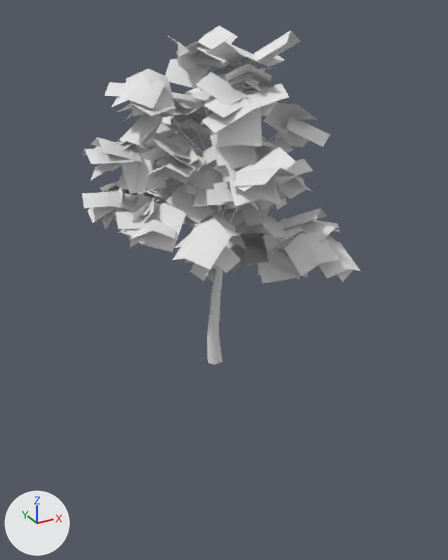
One commit to the OBJ model assets/models/tree/tree1a_lod1.obj: the scene before it, then after it.
One viewpoint serves both versions: a camera (50 mm lens) standing at (-0.815, -1.535, 1.045) and looking at (0.028, -0.001, 0.278). Arrows for +X, +Y and +Z are at lower left; the lights stay in place. Where no turn or scale is listed for an object, it has been applied to the vertices.

Names of what the first picture shows: 'tree1a_lod1'.
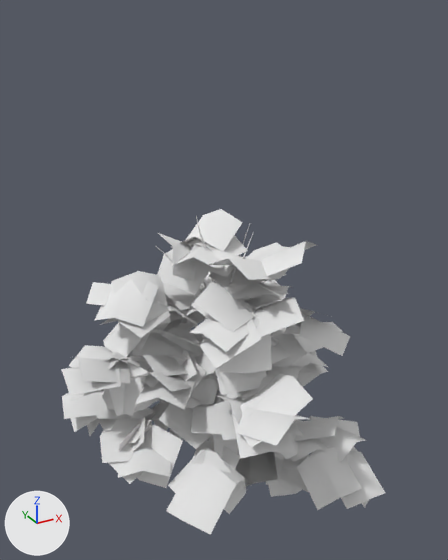
Where the change shows, as pixel boxes (x1, y1, x2, y2) in the pictures (448 x 560 px; the box of a moved part takes in the faces that stretch with it):
'tree1a_lod1', reshaped (16% wider)
    before: (82, 26, 360, 364)
    after: (61, 209, 385, 535)
part 1 of me_tree1a_lod1, moved or reshaped
    before: (200, 88, 223, 364)
    after: (196, 216, 223, 441)
part 2 of me_tree1a_lod1, moved or reshaped (not visible afterwards)
    before: (229, 206, 240, 223)
part 3 of me_tree1a_lod1, moved or reshaped
    before: (148, 190, 213, 220)
    after: (155, 327, 200, 346)
part 4 of me_tree1a_lod1, moved or reshaped
    before: (213, 205, 218, 208)
    after: (145, 298, 198, 327)
part 5 of me_tree1a_lod1, moved or reshaped
    before: (192, 113, 217, 183)
    after: (191, 245, 207, 289)
part 6 of me_tree1a_lod1, moved or reshaped
    before: (168, 113, 202, 153)
    after: (156, 246, 203, 293)
part 7 of me_tree1a_lod1, moved or reshaped
    before: (264, 103, 317, 135)
    after: (291, 308, 332, 328)
part 8 of me_tree1a_lod1, moved or reshaped
    before: (230, 233, 268, 276)
    after: (235, 451, 278, 487)
part 9 of me_tree1a_lod1, moved or reshaped
    before: (127, 199, 170, 217)
    after: (111, 418, 159, 443)
part 10 of me_tree1a_lod1, moved or reshaped
    before: (131, 211, 176, 239)
    after: (118, 431, 171, 478)
part 11 of me_tree1a_lod1, moved or reshaped
    before: (82, 26, 360, 283)
    after: (61, 209, 385, 535)

What changed in the scene script:
```text
Change me_tree1a_lod1:
    used by ob_tree1a_lod1; location = (0.0, 0.0, 0.0)
    remove me_tree1a_lod1.from_pydata(...)  # 1797 vertices, 877 faces; spans x -0.37..0.37, y -0.377..0.377, z 0.0..1.0
    add me_tree1a_lod1.from_pydata(...)  # 1797 vertices, 877 faces; spans x -0.491..0.491, y -0.5..0.5, z -0.5..0.5
    me_tree1a_lod1 part 1: the loose piece of 87 vertices spanning x -0.051..0.033, y -0.021..0.029, z 0.0..0.889 is multiplied about its middle by the matrix ((1.125, 0.0, 0.0), (0.0, 1.125, 0.0), (0.0, 0.0, 1.125)), then moved by (-0.01, -0.006, -0.444)
    me_tree1a_lod1 part 2: the loose piece of 21 vertices spanning x 0.022..0.217, y -0.008..0.096, z 0.407..0.589 is scaled about its middle by 1.13, then moved by (0.006, -0.001, -0.438)
    me_tree1a_lod1 part 3: the loose piece of 54 vertices spanning x -0.201..0.02, y -0.011..0.112, z 0.44..0.572 is scaled about its middle by 1.13, then moved by (-0.02, 0.0, -0.437)
    me_tree1a_lod1 part 4: the loose piece of 27 vertices spanning x -0.199..0.009, y -0.011..0.014, z 0.499..0.691 is scaled about its middle by 1.13, then moved by (-0.021, -0.007, -0.425)
    me_tree1a_lod1 part 5: the loose piece of 27 vertices spanning x -0.012..0.015, y -0.005..0.133, z 0.544..0.776 is scaled about its middle by 1.13, then moved by (-0.009, 0.001, -0.417)
    me_tree1a_lod1 part 6: the loose piece of 21 vertices spanning x -0.152..0.012, y -0.01..0.035, z 0.594..0.815 is scaled about its middle by 1.13, then moved by (-0.018, -0.005, -0.412)
    me_tree1a_lod1 part 7: the loose piece of 6 vertices spanning x 0.102..0.243, y -0.168..-0.061, z 0.714..0.815 is scaled about its middle by 1.33, then moved by (0.056, -0.037, -0.606)
    me_tree1a_lod1 part 8: the loose piece of 6 vertices spanning x -0.014..0.1, y -0.193..-0.042, z 0.347..0.451 is scaled about its middle by 1.33, then moved by (0.014, -0.039, -0.725)
    me_tree1a_lod1 part 9: the loose piece of 6 vertices spanning x -0.295..-0.151, y -0.094..0.045, z 0.514..0.584 is scaled about its middle by 1.33, then moved by (-0.073, -0.008, -0.676)
    me_tree1a_lod1 part 10: the loose piece of 6 vertices spanning x -0.308..-0.159, y -0.177..-0.031, z 0.509..0.554 is scaled about its middle by 1.33, then moved by (-0.076, -0.034, -0.682)
    me_tree1a_lod1 part 11: 1236 of the vertices in x -0.37..0.37, y -0.377..0.377, z 0.29..1.0 are multiplied about their middle by the matrix ((1.327, 0.0, 0.0), (0.0, 1.327, 0.0), (0.0, 0.0, 1.327)), then moved by (0.0, 0.0, -0.645)
```
